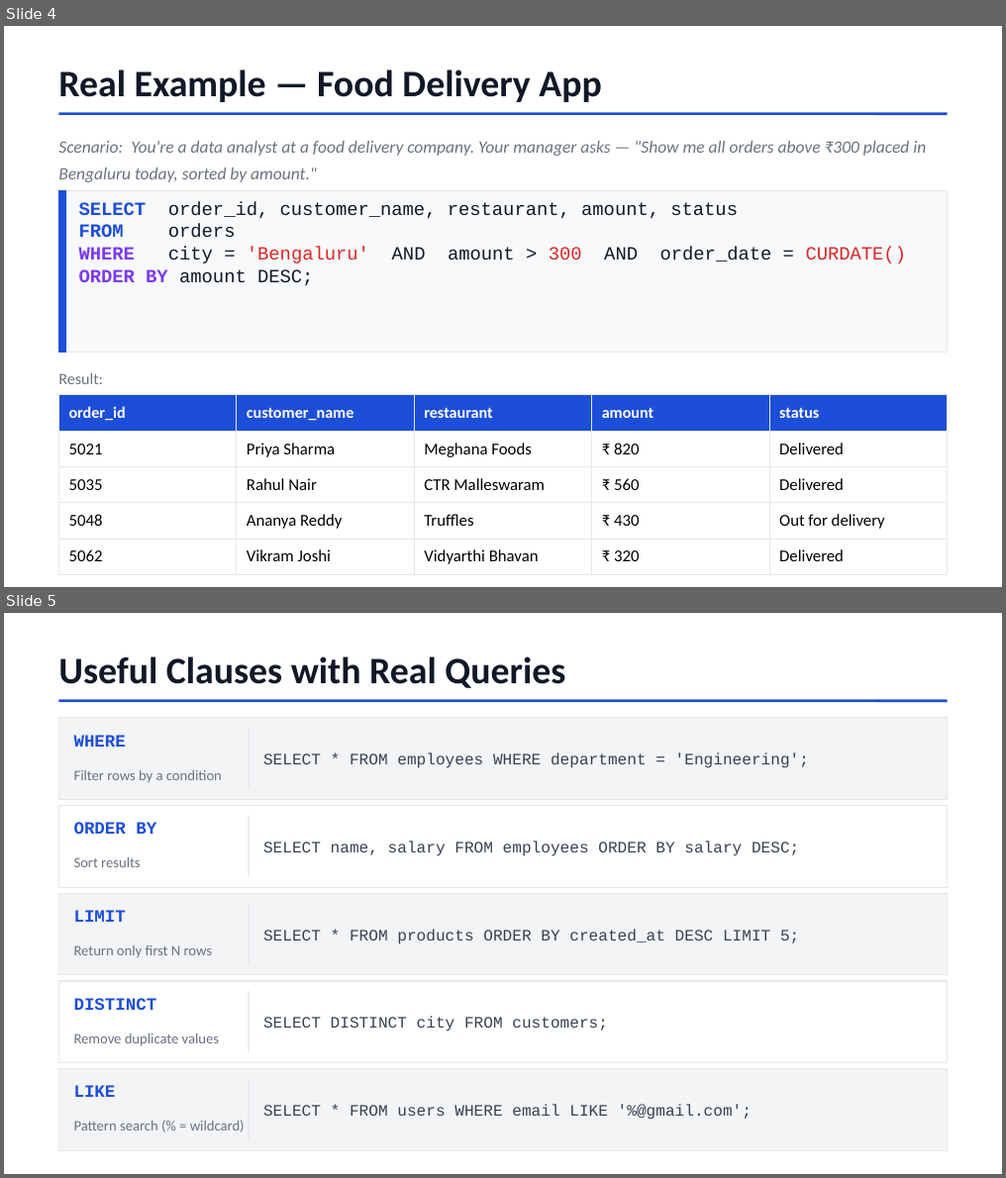
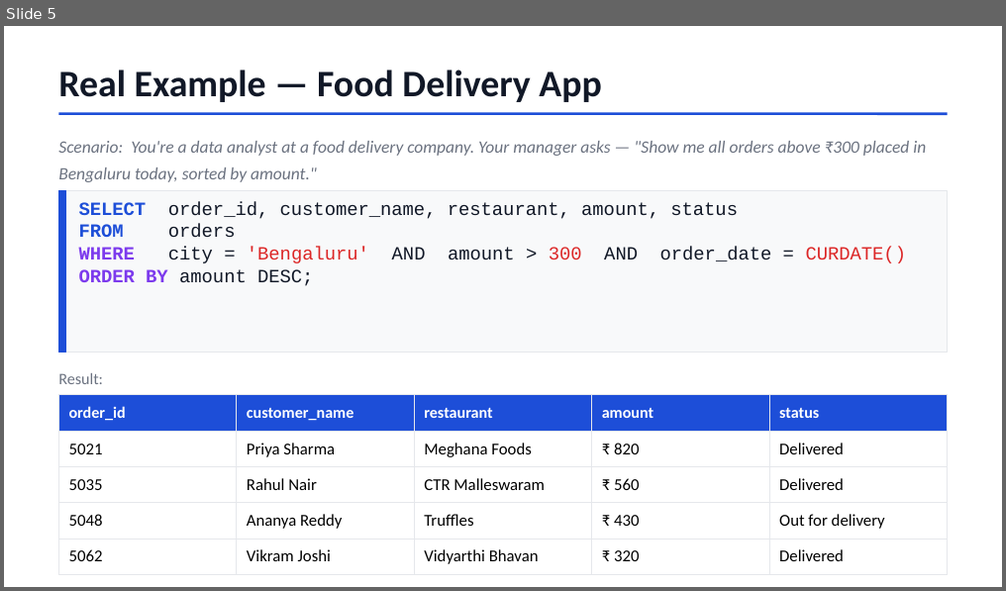
Before and after one commit to Prateekgupta-08/DQL-Command-Technical-Presentation, a slide deck: Prateek_SQL_DQL_Select_Command.pptx. Shown one above the other, each under a label of ours: slides 4 and 5 before the commit, slide 5 after it. The pictures are 1006x1178 and 1006x591 pixels, drawn with LibreOffice and Linux fonts; fonts in the diff are those of the drawing. Boxes give left, top, right and bottom in pixels: in the first picture for what was removed or moved away, otherwise in the second. Text is boxed around its words. In the diff, an @@ line names an element or a change of style, - is before the commit and + after.

```diff
--- a/Prateek_SQL_DQL_Select_Command.pptx
+++ b/Prateek_SQL_DQL_Select_Command.pptx
@@ slide 5 removed at [4, 613, 1002, 1174], background #FFFFFF @@
@@ text removed at [58, 657, 565, 688] @@
-Useful Clauses with Real Queries
@@ line removed from (58, 701) to (947, 701) @@
@@ rectangle removed at [58, 718, 947, 799] @@
@@ line removed from (249, 728) to (249, 789) @@
@@ text removed at [74, 735, 126, 747] @@
-WHERE
@@ text removed at [263, 753, 809, 768] @@
-SELECT * FROM employees WHERE department = 'Engineering';
@@ text removed at [74, 770, 222, 783] @@
-Filter rows by a condition
@@ rectangle removed at [58, 806, 947, 887] @@
@@ line removed from (249, 816) to (249, 877) @@
@@ text removed at [74, 822, 156, 834] @@
-ORDER BY
@@ text removed at [263, 841, 799, 857] @@
-SELECT name, salary FROM employees ORDER BY salary DESC;
@@ text removed at [74, 858, 141, 867] @@
-Sort results
@@ rectangle removed at [58, 893, 947, 975] @@
@@ line removed from (249, 903) to (249, 965) @@
@@ text removed at [74, 910, 126, 922] @@
-LIMIT
@@ text removed at [263, 929, 799, 945] @@
-SELECT * FROM products ORDER BY created_at DESC LIMIT 5;
@@ text removed at [74, 946, 213, 959] @@
-Return only first N rows
@@ rectangle removed at [58, 981, 947, 1063] @@
@@ text removed at [74, 998, 157, 1010] @@
-DISTINCT
@@ line removed from (249, 991) to (249, 1054) @@
@@ text removed at [263, 1016, 608, 1032] @@
-SELECT DISTINCT city FROM customers;
@@ text removed at [74, 1034, 219, 1047] @@
-Remove duplicate values
@@ rectangle removed at [58, 1069, 947, 1151] @@
@@ text removed at [74, 1085, 116, 1097] @@
-LIKE
@@ line removed from (249, 1079) to (249, 1141) @@
@@ text removed at [263, 1104, 751, 1120] @@
-SELECT * FROM users WHERE email LIKE '%@gmail.com';
@@ text removed at [74, 1120, 245, 1133] @@
-Pattern search (% = wildcard)
@@ what was slide 4 is now slide 5 @@
```
Also in this commit, not shown: 5 slides changed, 2 slides added, 1 other slide removed.
